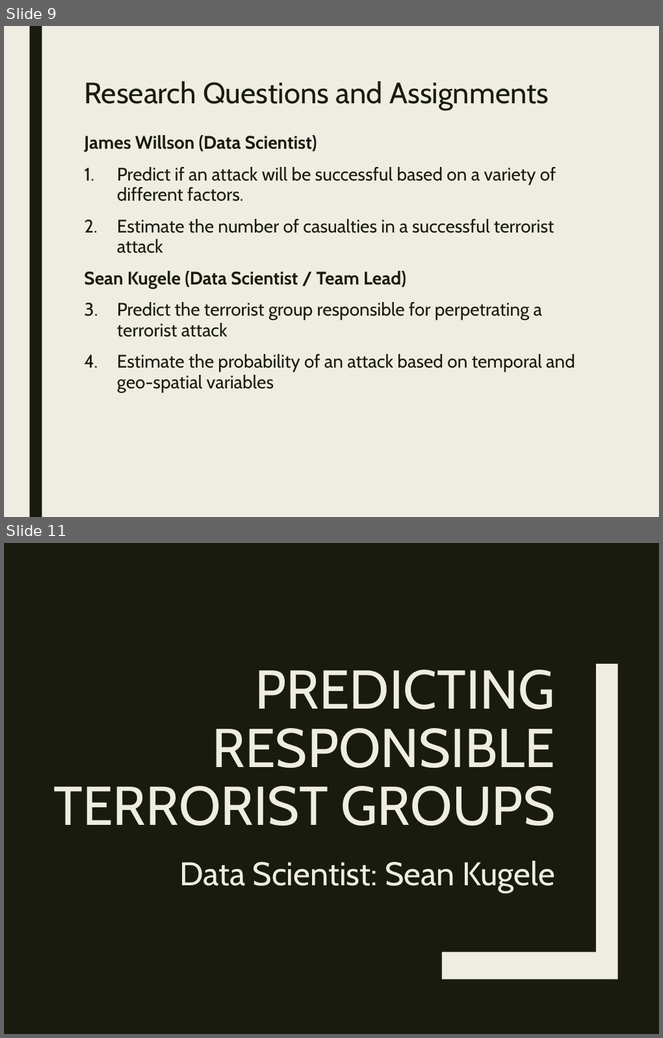
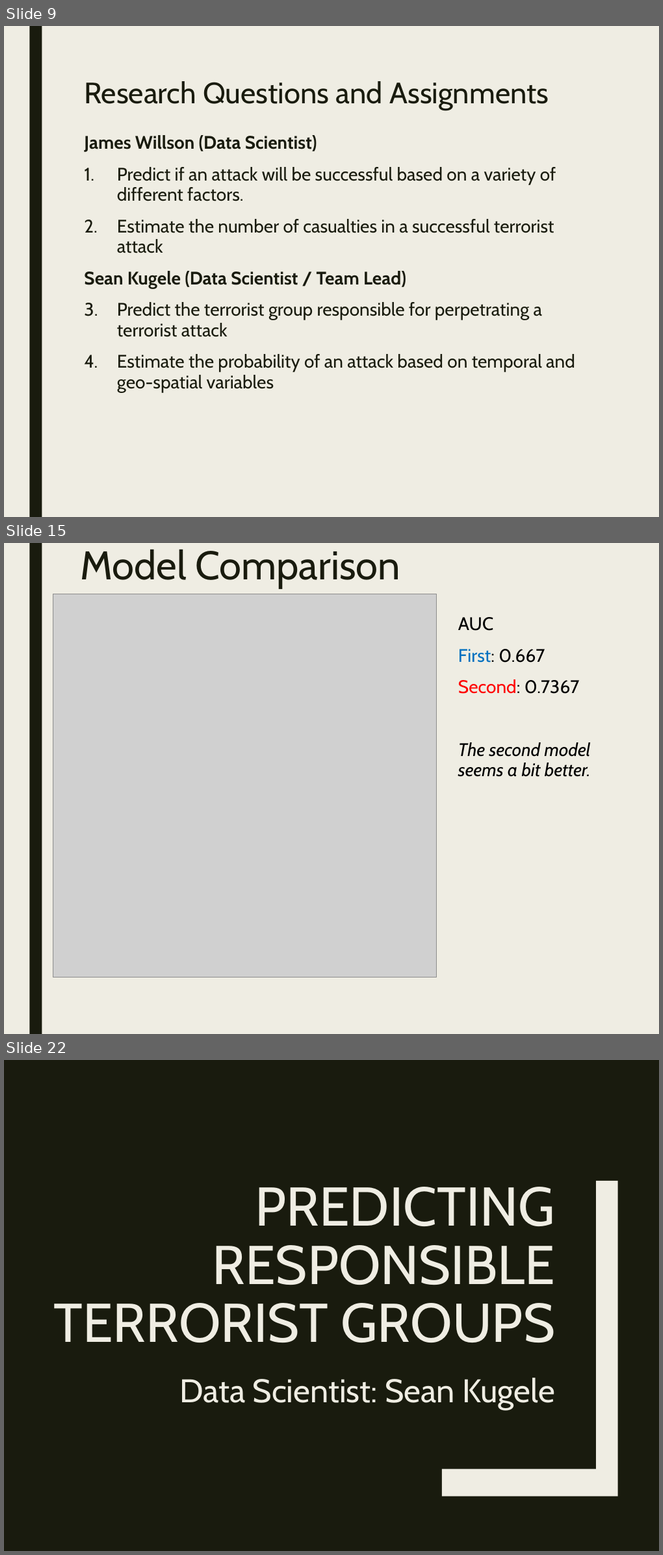
Before and after one commit to stats-learning-fall2019/final-project, a slide deck: presentation/gtdb-final-presentation.pptx. Shown one above the other, each under a label of ours: slides 9 and 11 before the commit, slides 9, 15 and 22 after it; the slides between them are not shown. The pictures are 663x1038 and 663x1555 pixels, drawn with LibreOffice and Linux fonts; fonts in the diff are those of the drawing; grey boxes stand for pictures. Boxes give left, top, right and bottom in pixels: in the first picture for what was removed or moved away, otherwise in the second. Text is boxed around its words. In the diff, an @@ line names an element or a change of style, - is before the commit and + after.

```diff
--- a/presentation/gtdb-final-presentation.pptx
+++ b/presentation/gtdb-final-presentation.pptx
@@ slide 15 added at box(4, 543, 659, 1034), background #EFEDE3; not listed: 1 template element that a slide beside it also shows @@
@@ title added at box(80, 549, 400, 589), 44 pt, text #191B0E @@
+Model Comparison
@@ picture added at box(53, 594, 436, 977) @@
@@ text added at box(458, 617, 591, 777), 20 pt, text #000000, italic @@
+AUC
+First: 0.667
+Second: 0.7367
+The second model seems a bit better.
@@ what was slide 11 is now slide 22 @@
```
Also in this commit, not shown: 11 other slides added, 1 slide removed, 16 other files.
